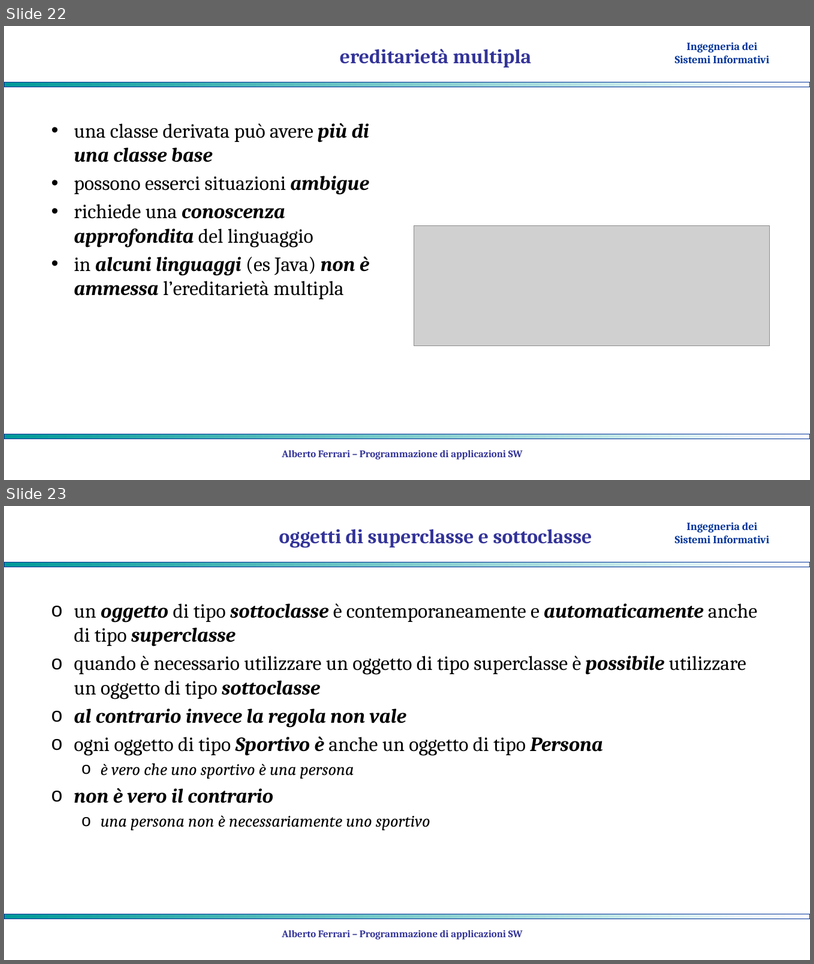
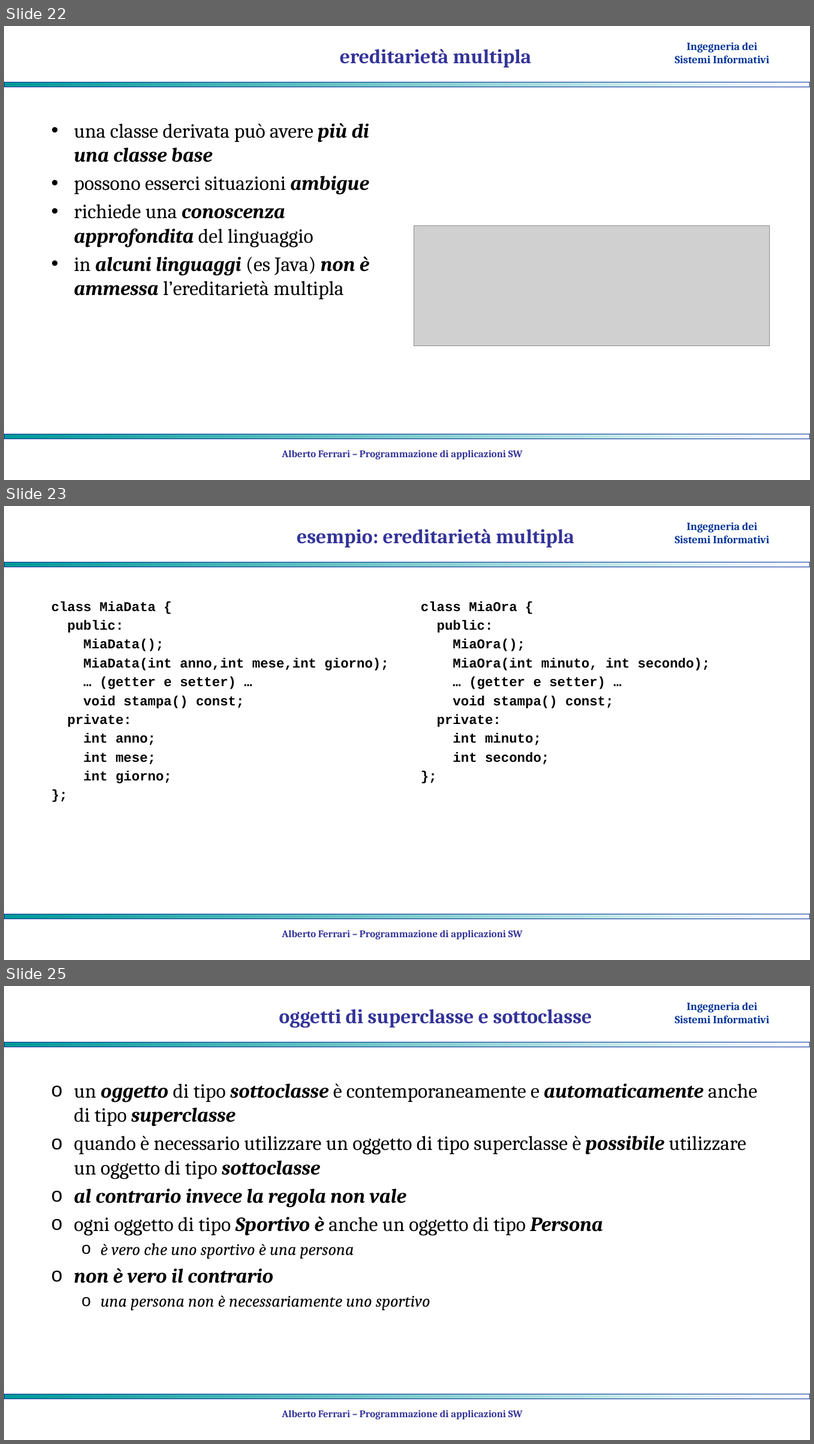
Before and after one commit to albertoferrari/pasw, a slide deck: lezioni/PASW05 - ereditarietà.pptx. Shown one above the other, each under a label of ours: slides 22 and 23 before the commit, slides 22, 23 and 25 after it; the slides between them are not shown. The pictures are 814x964 and 814x1444 pixels, drawn with LibreOffice and Linux fonts; fonts in the diff are those of the drawing; grey boxes stand for pictures; background and template pictures are left out. Boxes give left, top, right and bottom in pixels: in the first picture for what was removed or moved away, otherwise in the second. Text is boxed around its words. In the diff, an @@ line names an element or a change of style, - is before the commit and + after.

```diff
--- a/lezioni/PASW05 - ereditarietà.pptx
+++ b/lezioni/PASW05 - ereditarietà.pptx
@@ slide 23 added at (4,506,810,960), background #FFFFFF; not listed: 3 template elements that a slide beside it also shows @@
@@ title added at (297,529,575,547), 24 pt, text #333399, bold @@
+esempio: ereditarietà multipla
@@ text added at (51,601,389,783), 16 pt, text #000000, bold @@
+class MiaData {
+public:
+MiaData();
+MiaData(int anno,int mese,int giorno);
+… (getter e setter) …
+void stampa() const;
+private:
+int anno;
+int mese;
+int giorno;
+};
@@ text added at (421,601,711,764), 16 pt, text #000000, bold @@
+class MiaOra {
+public:
+MiaOra();
+MiaOra(int minuto, int secondo);
+… (getter e setter) …
+void stampa() const;
+private:
+int minuto;
+int secondo;
+};
@@ text added at (282,930,523,939), 12 pt, text #333399, bold @@
+Alberto Ferrari – Programmazione di applicazioni SW
@@ what was slide 23 is now slide 25 @@
```
Also in this commit, not shown: 1 other slide added, 1 other file.
